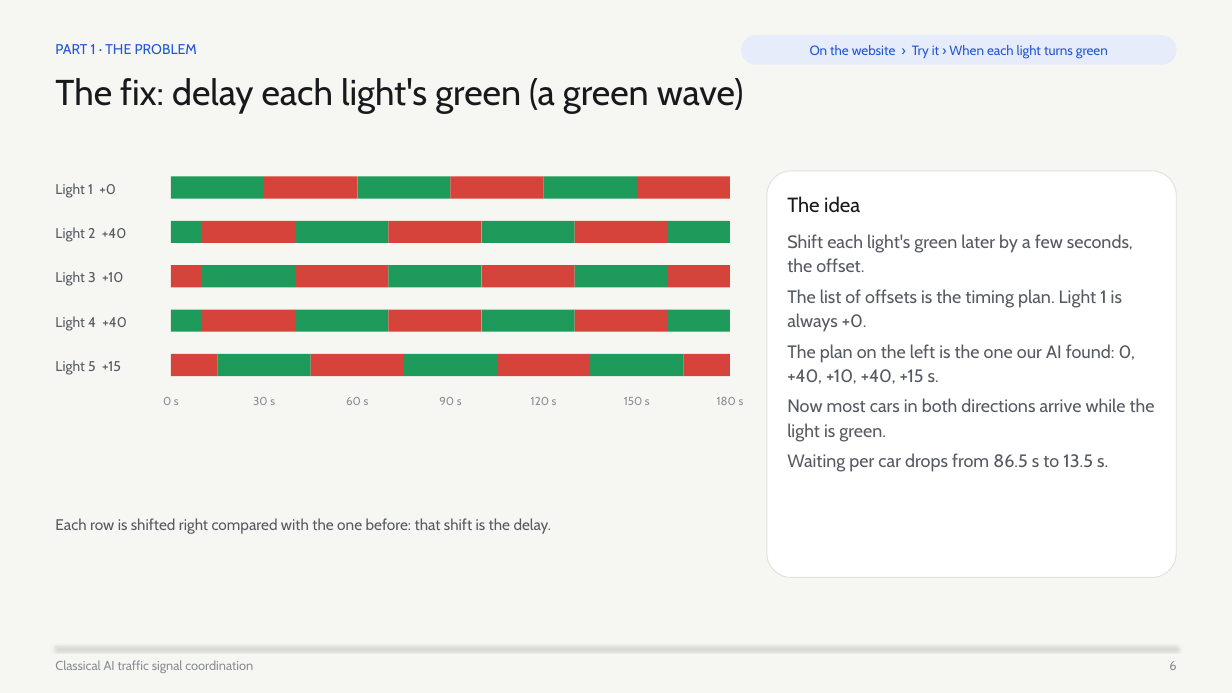
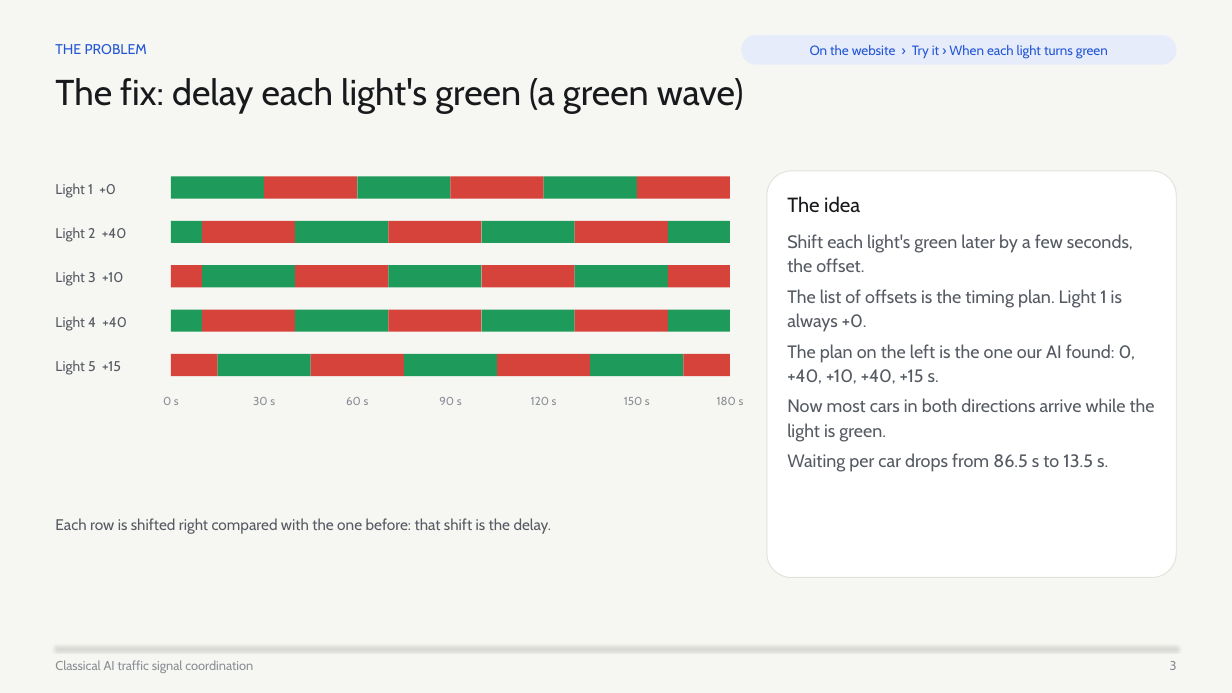
Before and after one commit to vyeos/fai-project, a slide deck: slide 3 of deliverables/final_slides.pptx (slide 6 before the commit). Drawn at 1232x693 pixels with LibreOffice and Linux fonts; fonts in the diff are those of the drawing. Boxes give left, top, right and bottom in pixels: in the first picture for what was removed or moved away, otherwise in the second. Text is boxed around its words. In the diff, an @@ line names an element or a change of style, - is before the commit and + after.

```diff
--- a/deliverables/final_slides.pptx
+++ b/deliverables/final_slides.pptx
@@ text at (55, 44, 147, 54): text changed @@
-PART 1 · THE PROBLEM
+THE PROBLEM
@@ text at (1170, 661, 1177, 670): text changed @@
-6
+3
```
Also in this commit, not shown: 13 other slides changed, 1 slide added, 19 slides removed, 3 other files.
